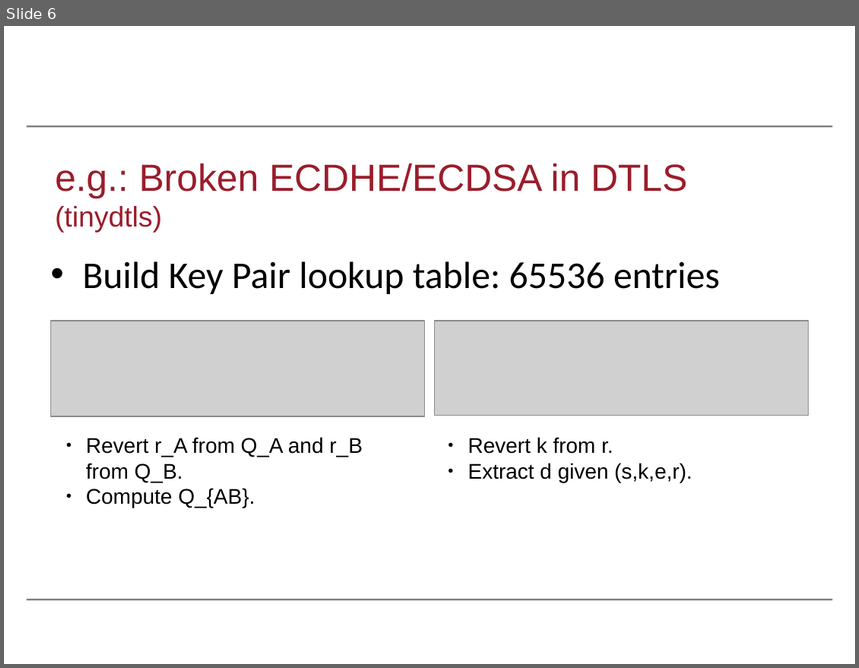
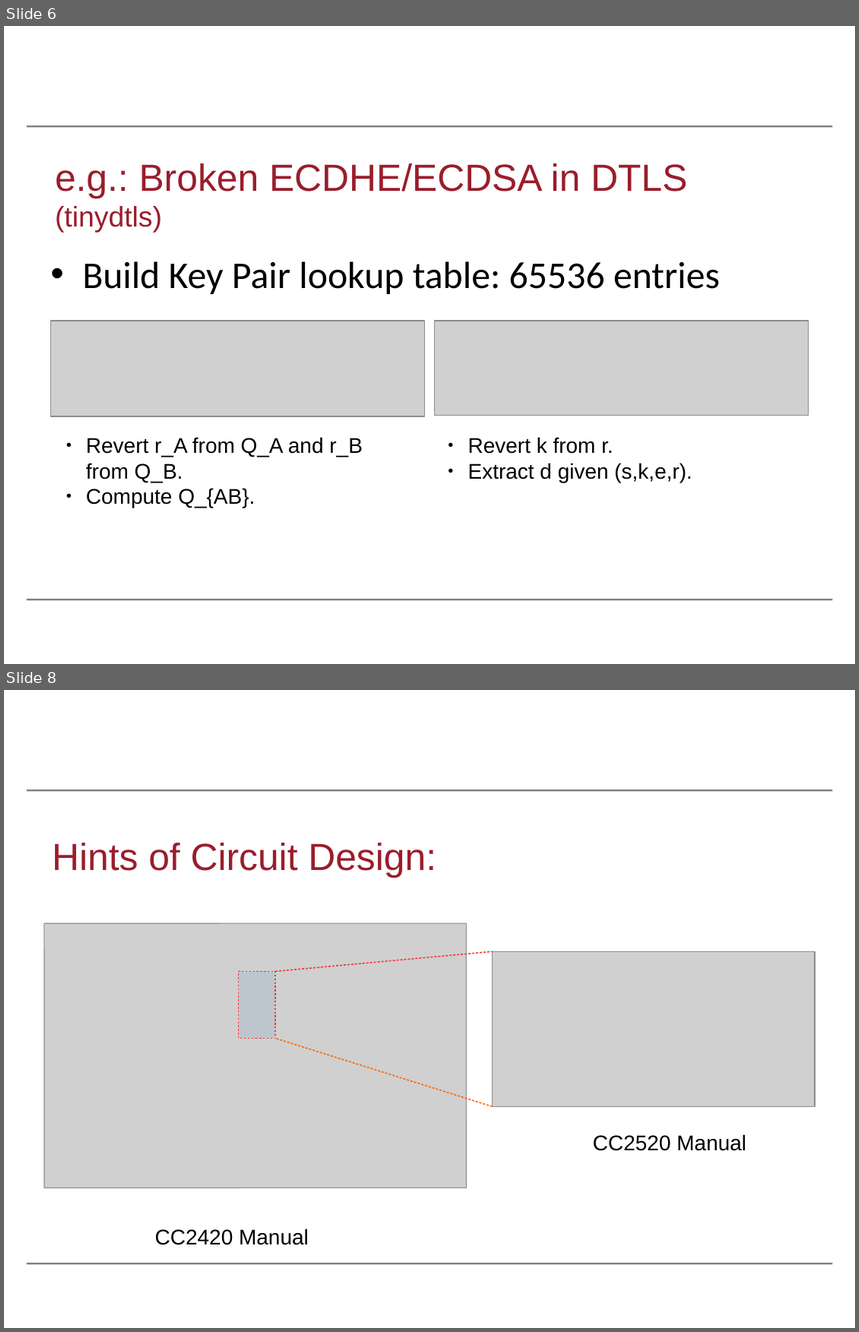
Before and after one commit to Salties/MI-Side-Channel-DTLS, a slide deck: Writings/Cryptographic_Randomness_On_A_CC2538/slides/wifs2016.odp. Shown one above the other, each under a label of ours: slide 6 before the commit, slides 6 and 8 after it; the slides between them are not shown. The pictures are 859x668 and 859x1332 pixels, drawn with LibreOffice and Linux fonts; fonts in the diff are those of the drawing; grey boxes stand for pictures; background and template pictures are left out. Boxes give left, top, right and bottom in pixels: in the first picture for what was removed or moved away, otherwise in the second. Text is boxed around its words. In the diff, an @@ line names an element or a change of style, - is before the commit and + after.

```diff
--- a/Writings/Cryptographic_Randomness_On_A_CC2538/slides/wifs2016.odp
+++ b/Writings/Cryptographic_Randomness_On_A_CC2538/slides/wifs2016.odp
@@ slide 8 added at <box>4,690,855,1328</box>, background #FFFFFF; not listed: 2 template elements that a slide beside it also shows @@
@@ title added at <box>52,843,436,878</box>, 32 pt, text #9A1D2B @@
+Hints of Circuit Design:
@@ picture added at <box>44,923,466,1188</box> @@
@@ line added from (275, 972) to (493, 951), #FF3333 0.99 pt @@
@@ picture added at <box>493,951,815,1106</box> @@
@@ rectangle added at <box>239,972,275,1039</box>, fill #729FCF at 20% opacity, outline #FF3333 0.79 pt @@
@@ line added from (493, 1107) to (275, 1038), #FF6600 0.99 pt @@
@@ text added at <box>593,1135,747,1151</box>, 18 pt, text #000000 @@
+CC2520 Manual
@@ text added at <box>155,1229,309,1246</box>, 18 pt, text #000000 @@
+CC2420 Manual
```
Also in this commit, not shown: 2 slides changed, 3 other slides added, 3 other files.
